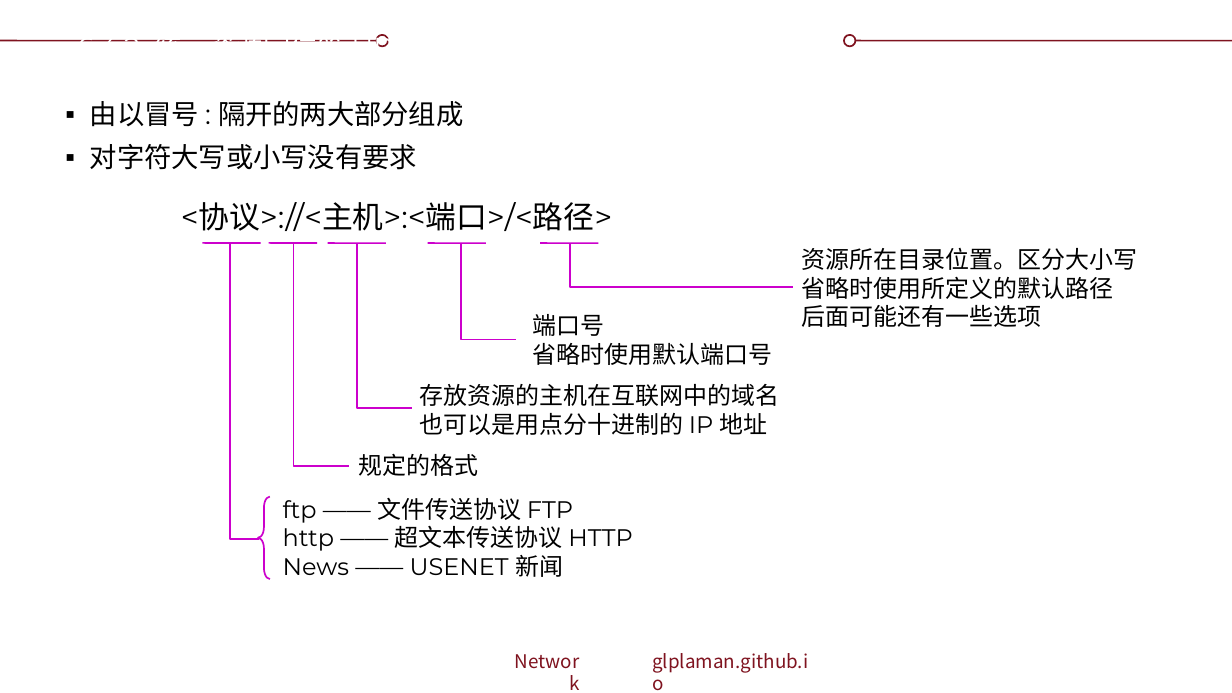
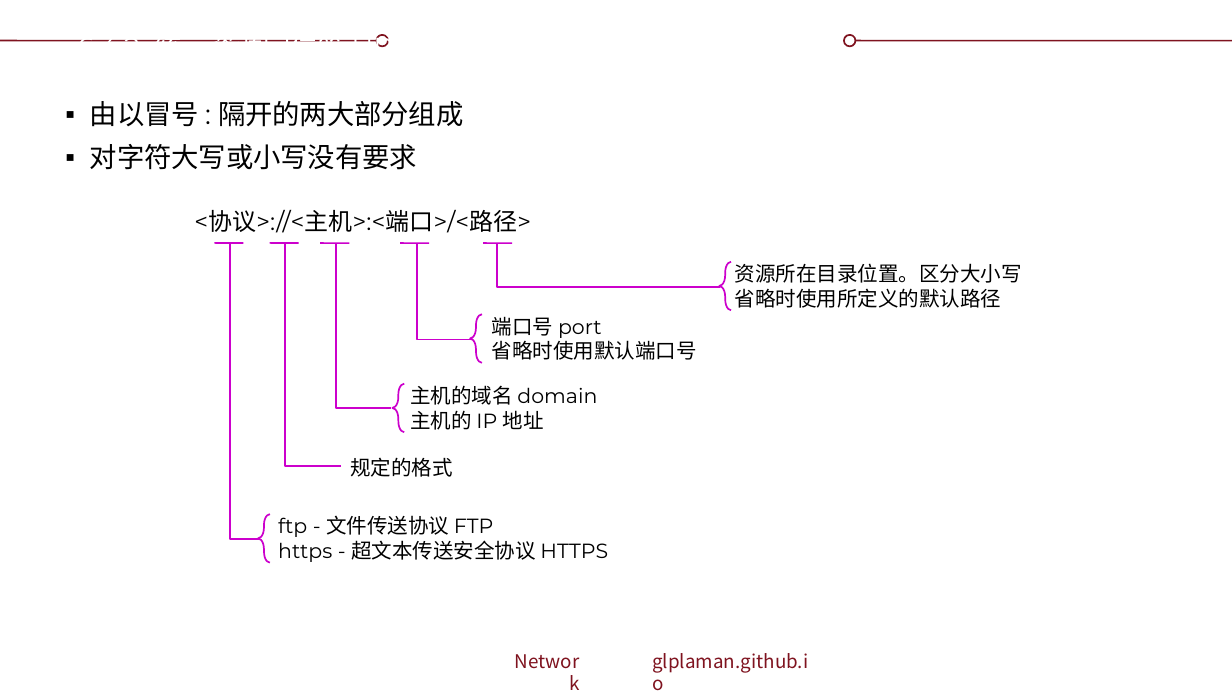
Before and after one commit to glplaman/glplaman.github.io, a slide deck: slide 60 of network/ppt/chap6.pptx. Drawn at 1232x693 pixels with LibreOffice and Linux fonts; fonts in the diff are those of the drawing; background and template pictures are left out. Boxes give left, top, right and bottom in pixels: in the first picture for what was removed or moved away, otherwise in the second. Text is boxed around its words. In the diff, an @@ line names an element or a change of style, - is before the commit and + after.

```diff
--- a/network/ppt/chap6.pptx
+++ b/network/ppt/chap6.pptx
@@ text "<协议>://<主机>:<端口>/<路径>": place and size @@
-text "<协议>://<主机>:<端口>/<路径>" at bbox=[181, 202, 612, 231]
+text "<协议>://<主机>:<端口>/<路径>" at bbox=[194, 209, 531, 233]
@@ text "<协议>://<主机>:<端口>/<路径>" at bbox=[194, 209, 531, 233]: size 18 to 14 pt @@
@@ line moved from (202, 243) - (260, 243) to (214, 243) - (244, 243) @@
@@ line moved from (269, 243) - (317, 243) to (270, 243) - (298, 243) @@
@@ freeform shape: place and size @@
-freeform shape at bbox=[293, 243, 349, 466]
+freeform shape at bbox=[285, 243, 340, 466]
@@ line moved from (328, 243) - (386, 243) to (320, 243) - (350, 243) @@
@@ freeform shape: place and size @@
-freeform shape at bbox=[357, 243, 413, 408]
+freeform shape at bbox=[335, 243, 391, 408]
@@ line moved from (428, 243) - (485, 243) to (400, 243) - (429, 243) @@
@@ freeform shape: place and size @@
-freeform shape at bbox=[461, 243, 516, 339]
+freeform shape at bbox=[416, 243, 472, 339]
@@ line moved from (540, 243) - (599, 243) to (483, 243) - (513, 243) @@
@@ freeform shape: place and size @@
-freeform shape at bbox=[570, 243, 793, 286]
+freeform shape at bbox=[498, 243, 721, 286]
@@ left brace added at bbox=[719, 262, 732, 310], outline #CC00CC 1 pt @@
@@ text "资源所在目录位置。区分大小写" at bbox=[735, 263, 1022, 308]: size 14 to 12 pt @@
@@ text "资源所在目录位置。区分大小写": place and size @@
-text "资源所在目录位置。区分大小写" at bbox=[801, 248, 1137, 327]
+text "资源所在目录位置。区分大小写" at bbox=[735, 263, 1022, 308]
@@ left brace added at bbox=[471, 314, 483, 362], outline #CC00CC 1 pt @@
@@ text "端口号 port": place and size @@
-text "端口号 port" at bbox=[532, 314, 772, 365]
+text "端口号 port" at bbox=[492, 316, 697, 360]
@@ text at bbox=[492, 316, 602, 338]: text changed; size 14 to 12 pt @@
-端口号
+端口号 port
@@ text at bbox=[801, 305, 1041, 327]: paragraph removed @@
-后面可能还有一些选项
@@ text at bbox=[492, 340, 697, 360]: size 14 to 12 pt in "省略时使用默认端口号" @@
@@ left brace added at bbox=[393, 384, 405, 432], outline #CC00CC 1 pt @@
@@ text at bbox=[410, 385, 597, 430]: text changed; size 14 to 12 pt @@
-存放资源的主机在互联网中的域名
-也可以是用点分十进制的 IP 地址
+主机的域名 domain
+主机的 IP 地址
@@ text "规定的格式": place and size @@
-text "规定的格式" at bbox=[359, 454, 479, 476]
+text "规定的格式" at bbox=[350, 457, 453, 477]
@@ text "规定的格式" at bbox=[350, 457, 453, 477]: size 14 to 12 pt @@
@@ left brace: place and size @@
-left brace at bbox=[257, 496, 270, 579]
+left brace at bbox=[257, 514, 270, 562]
@@ text at bbox=[278, 515, 608, 562]: text changed; size 14 to 12 pt @@
-ftp —— 文件传送协议 FTP
-http —— 超文本传送协议 HTTP
-News —— USENET 新闻
+ftp - 文件传送协议 FTP
+https - 超文本传送安全协议 HTTPS
```
Also in this commit, not shown: 23 other slides changed, 8 other files.
